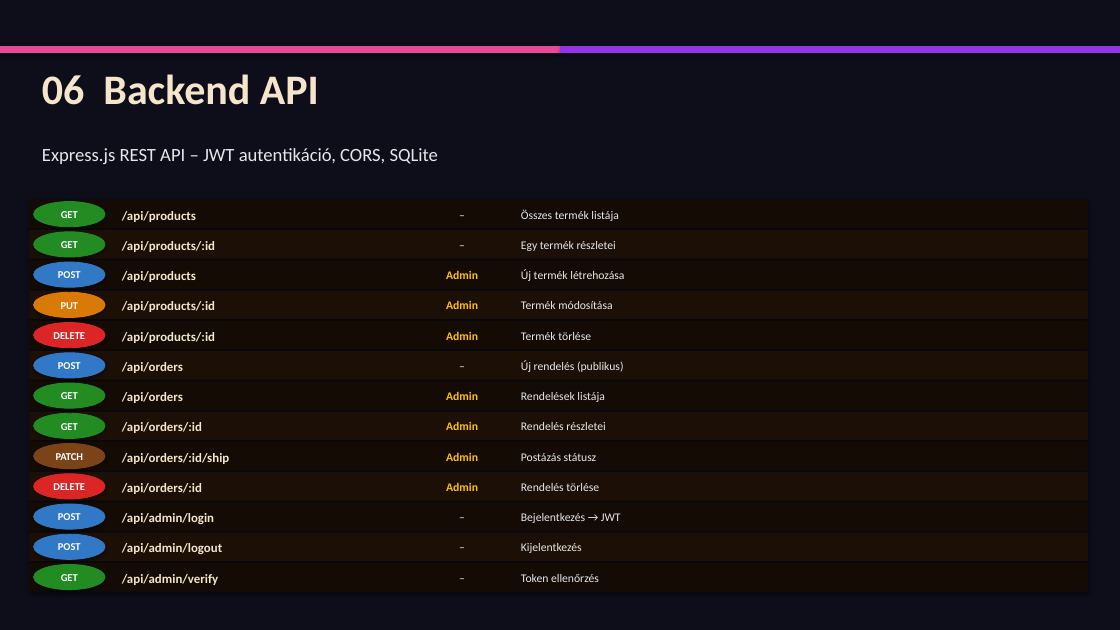
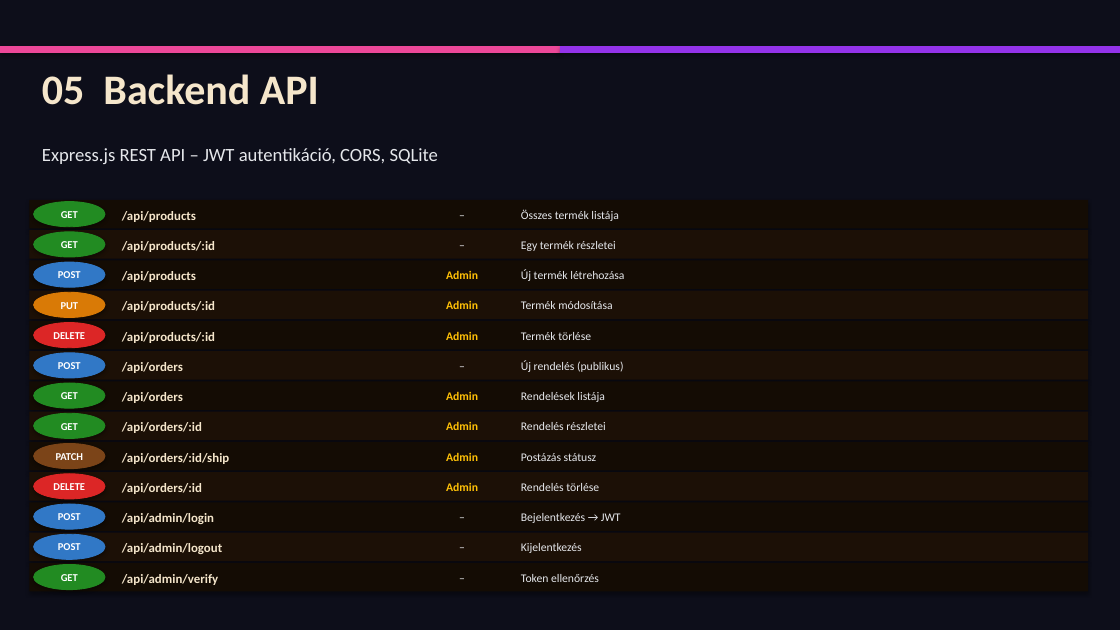
Before and after one commit to KristOOFF/webaruhaz, a slide deck: slide 7 of NeoCoffee_Webáruház_Prezentáció.pptx. Drawn at 1120x630 pixels with LibreOffice and Linux fonts; fonts in the diff are those of the drawing. Boxes give left, top, right and bottom in pixels: in the first picture for what was removed or moved away, otherwise in the second. Text is boxed around its words. In the diff, an @@ line names an element or a change of style, - is before the commit and + after.

```diff
--- a/NeoCoffee_Webáruház_Prezentáció.pptx
+++ b/NeoCoffee_Webáruház_Prezentáció.pptx
@@ text at (42,74,319,105): text changed @@
-06 Backend API
+05 Backend API
```
Also in this commit, not shown: 7 other slides changed.
